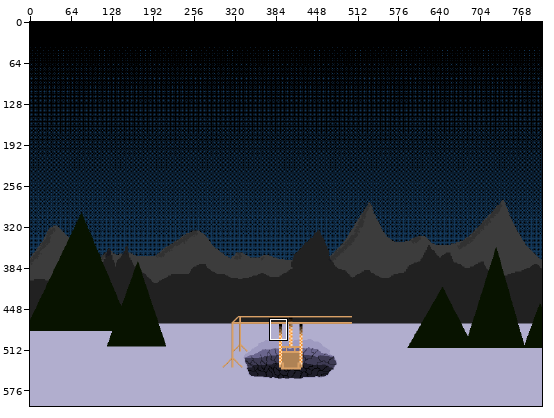
One commit to this pixel-art file: title.aseprite. The picture above shows the old version from afar; the outline marks the close-up.
Close-up. Old version:
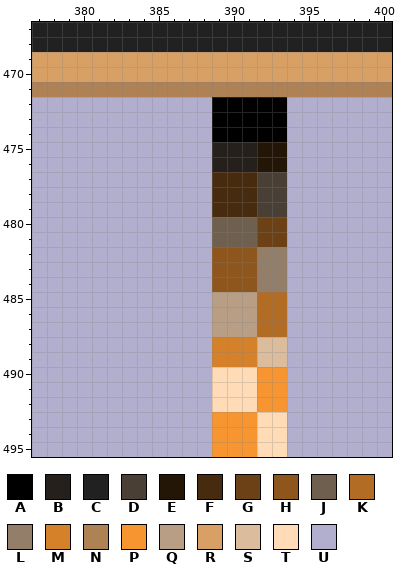
800x600 pixels, 1 frame. Colours within 5 levels of each other are drawn and written as one. Shown: x 377..400, y 467..495. The commit also changed other parts of the picture, which this record leaves out.
Visible layers, top first: "Layer 14", "Layer 12", "Layer 13", "Layer 9", "Layer 7" opacity 18%, "Layer 6", "Layer 5", "Layer 4", "Layer 11", "Layer 3", "Layer 1".
Palette (. is transparent): A #000000  B #25201b  C #212121  D #493f35  E #241607  F #472b0e  G #6b4115  H #8e561c  J #6e5f4f  K #b26c23  L #927e69  M #d5812a  N #ae8255  P #f79630  Q #b79e84  R #d9a066  S #dbbd9e  T #ffdcb7  U #b1aece
Pixels before, first column x 377:
467 CCCCCCCCCCCCCCCCCCCCCCCC
468 CCCCCCCCCCCCCCCCCCCCCCCC
469 RRRRRRRRRRRRRRRRRRRRRRRR
470 RRRRRRRRRRRRRRRRRRRRRRRR
471 NNNNNNNNNNNNNNNNNNNNNNNN
472 UUUUUUUUUUUUAAAAAUUUUUUU
473 UUUUUUUUUUUUAAAAAUUUUUUU
474 UUUUUUUUUUUUAAAAAUUUUUUU
475 UUUUUUUUUUUUBBBEEUUUUUUU
476 UUUUUUUUUUUUBBBEEUUUUUUU
477 UUUUUUUUUUUUFFFDDUUUUUUU
478 UUUUUUUUUUUUFFFDDUUUUUUU
479 UUUUUUUUUUUUFFFDDUUUUUUU
480 UUUUUUUUUUUUJJJGGUUUUUUU
481 UUUUUUUUUUUUJJJGGUUUUUUU
482 UUUUUUUUUUUUHHHLLUUUUUUU
483 UUUUUUUUUUUUHHHLLUUUUUUU
484 UUUUUUUUUUUUHHHLLUUUUUUU
485 UUUUUUUUUUUUQQQKKUUUUUUU
486 UUUUUUUUUUUUQQQKKUUUUUUU
487 UUUUUUUUUUUUQQQKKUUUUUUU
488 UUUUUUUUUUUUMMMSSUUUUUUU
489 UUUUUUUUUUUUMMMSSUUUUUUU
490 UUUUUUUUUUUUTTTPPUUUUUUU
491 UUUUUUUUUUUUTTTPPUUUUUUU
492 UUUUUUUUUUUUTTTPPUUUUUUU
493 UUUUUUUUUUUUPPPTTUUUUUUU
494 UUUUUUUUUUUUPPPTTUUUUUUU
495 UUUUUUUUUUUUPPPTTUUUUUUU
The result:
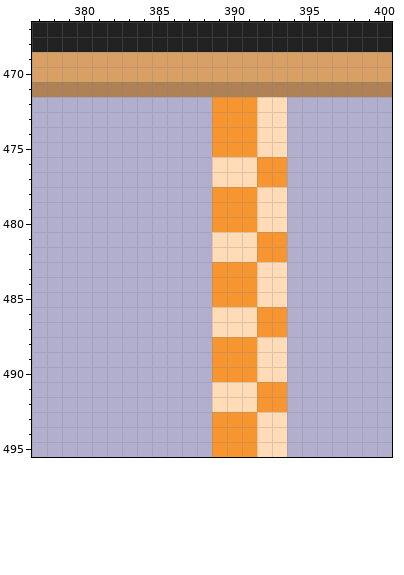
Edits made:
Layer "Layer 12":
y 472..474: x 389..393 AAAAA -> PPPTT
y 475: x 389..393 BBBEE -> PPPTT
y 476: x 389..393 BBBEE -> TTTPP
y 477: x 389..393 FFFDD -> TTTPP
y 478..479: x 389..393 FFFDD -> PPPTT
y 480: x 389..393 JJJGG -> PPPTT
y 481: x 389..393 JJJGG -> TTTPP
y 482: x 389..393 HHHLL -> TTTPP
y 483..484: x 389..393 HHHLL -> PPPTT
y 485: x 389..393 QQQKK -> PPPTT
y 486..487: x 389..393 QQQKK -> TTTPP
y 488..489: x 389..393 MMMSS -> PPPTT
y 490: x 389..393 TTTPP -> PPPTT
Changed places in both close-ups, as pixel boxes (x1, y1, x2, y2):
changed: (212, 97, 287, 382)
